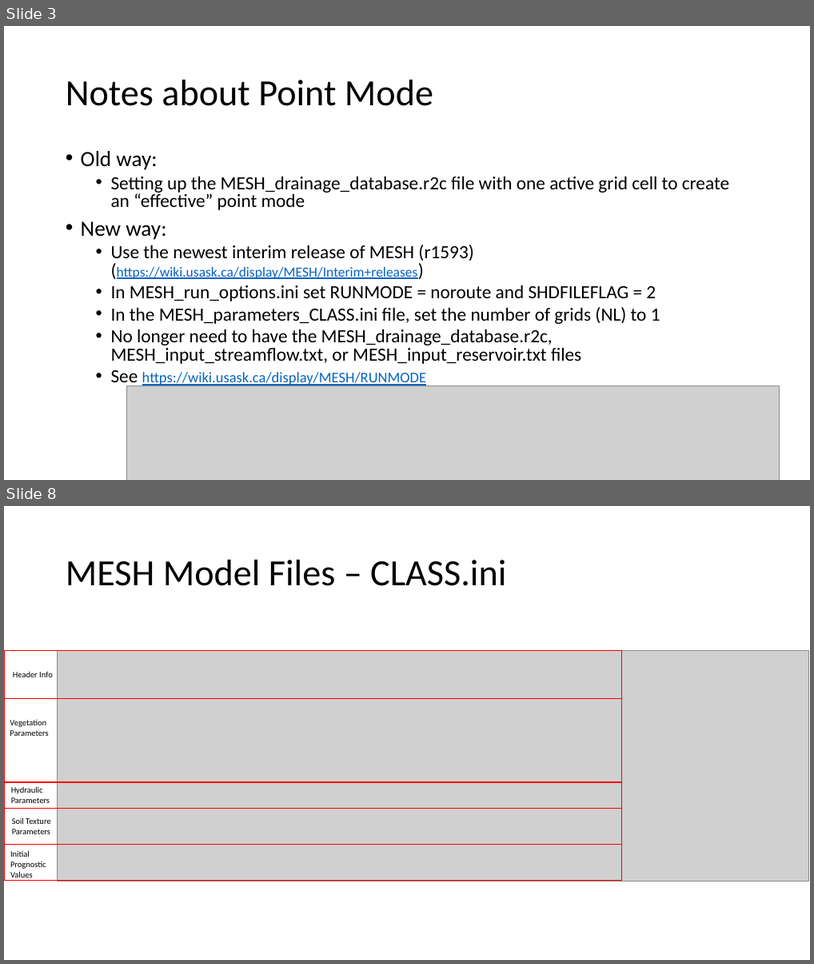
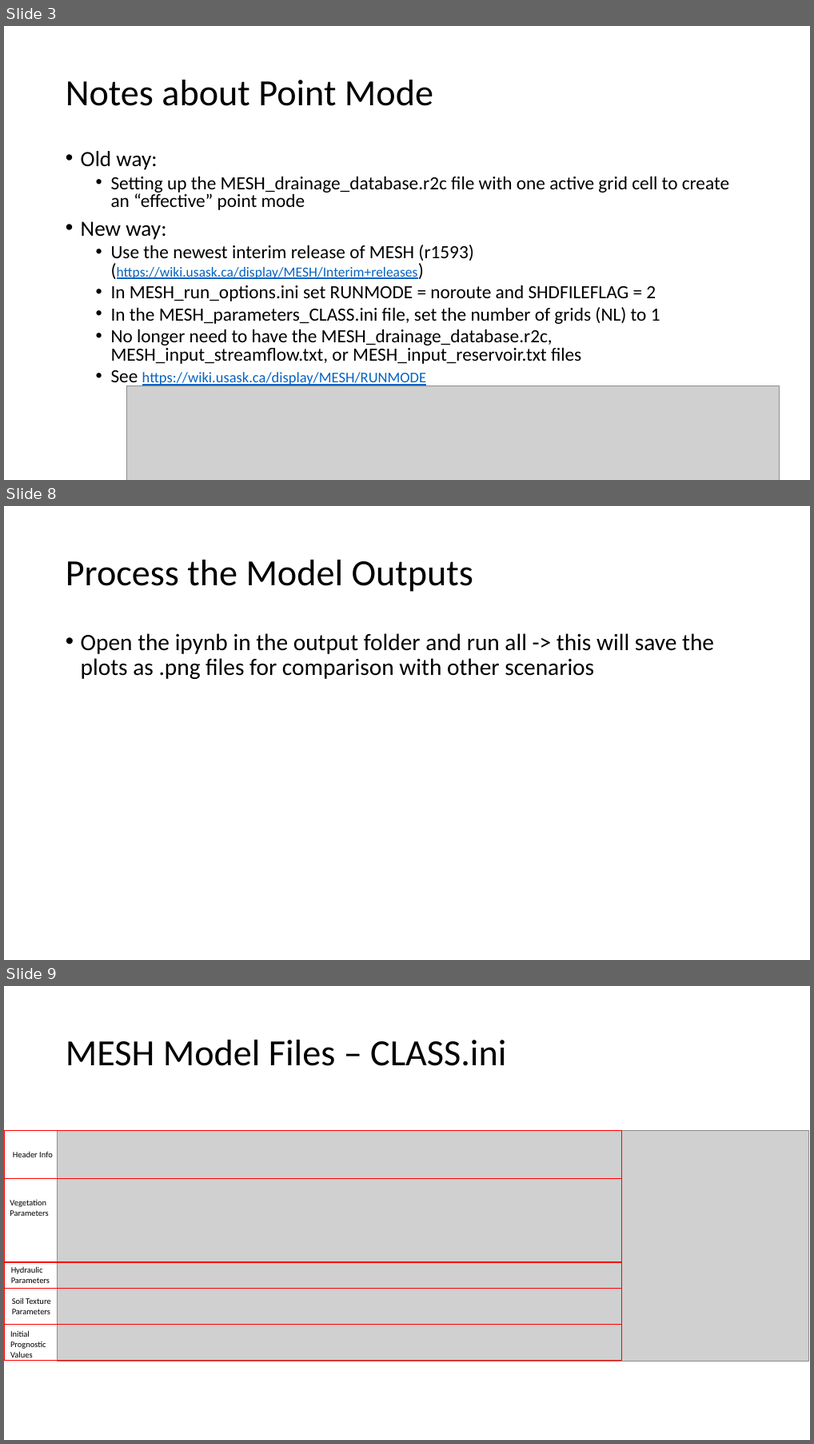
Before and after one commit to MESH-Model/MESH_Whitegull, a slide deck: Presentations/White Gull Creek MESH Point Scale Configuration.pptx. Shown one above the other, each under a label of ours: slides 3 and 8 before the commit, slides 3, 8 and 9 after it; the slides between them are not shown. The pictures are 814x964 and 814x1444 pixels, drawn with LibreOffice and Linux fonts; fonts in the diff are those of the drawing; grey boxes stand for pictures. Boxes give left, top, right and bottom in pixels: in the first picture for what was removed or moved away, otherwise in the second. Text is boxed around its words. In the diff, an @@ line names an element or a change of style, - is before the commit and + after.

```diff
--- a/Presentations/White Gull Creek MESH Point Scale Configuration.pptx
+++ b/Presentations/White Gull Creek MESH Point Scale Configuration.pptx
@@ slide 8 added at [4,506,810,960], background #FFFFFF @@
@@ title added at [66,560,474,592], 44 pt, text #000000 @@
+Process the Model Outputs
@@ text added at [81,633,714,679], 28 pt, text #000000 @@
+• Open the ipynb in the output folder and run all -> this will save the plots as .png files for comparison with other scenarios
@@ what was slide 8 is now slide 9 @@
```
Also in this commit, not shown: 5 slides changed, 1 other file.
